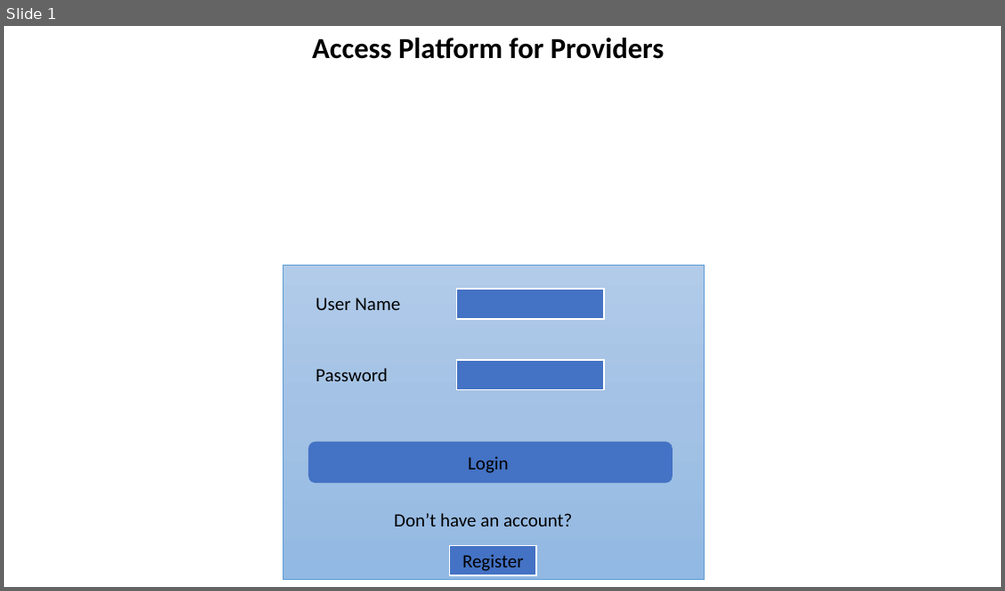
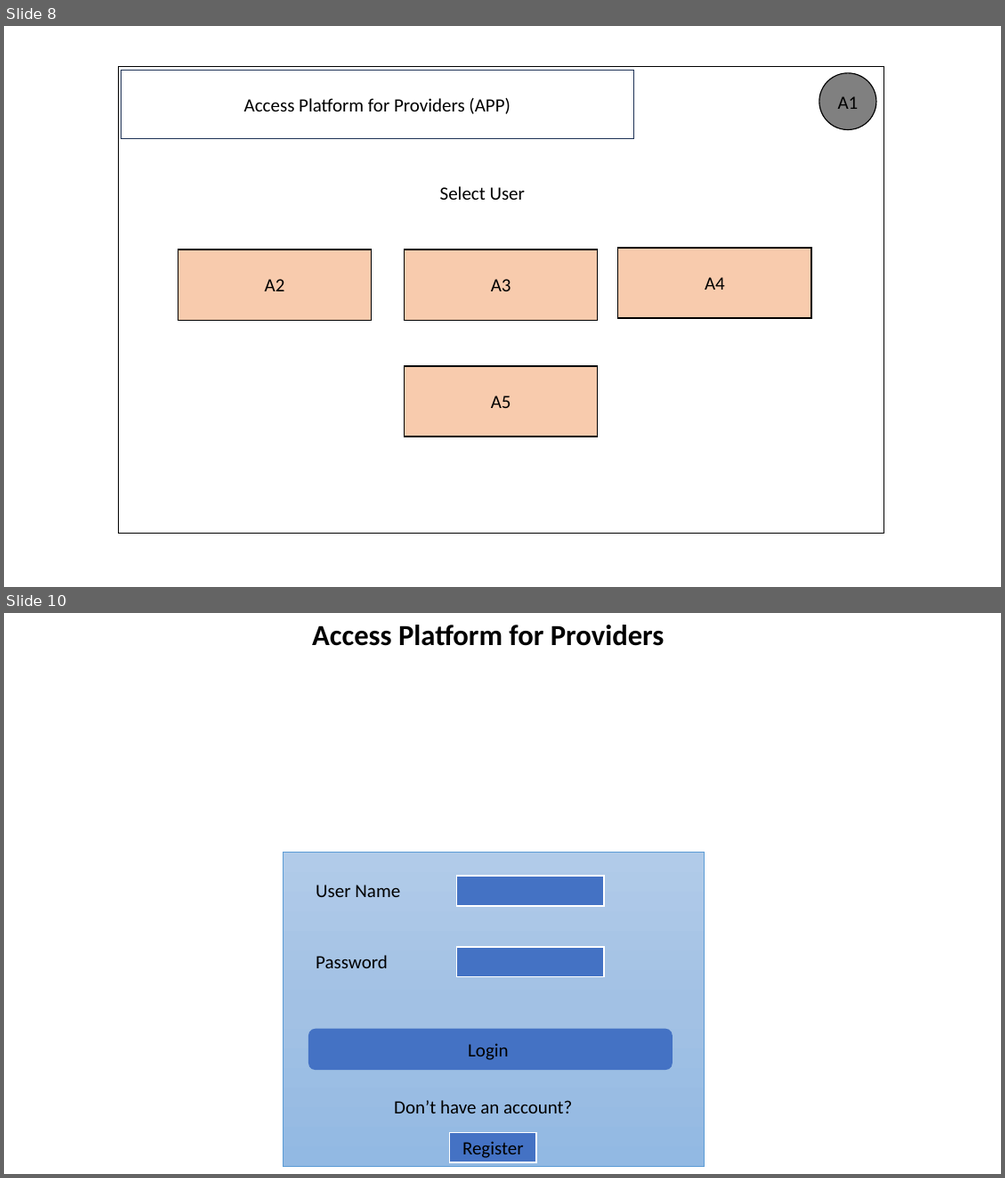
Before and after one commit to IndranilSaha09/ADCCE, a slide deck: Sprint 2/Front end design.pptx. Shown one above the other, each under a label of ours: slide 1 before the commit, slides 8 and 10 after it; the slides between them are not shown. The pictures are 1005x591 and 1005x1178 pixels, drawn with LibreOffice and Linux fonts; fonts in the diff are those of the drawing; background and template pictures are left out. Boxes give left, top, right and bottom in pixels: in the first picture for what was removed or moved away, otherwise in the second. Text is boxed around its words. In the diff, an @@ line names an element or a change of style, - is before the commit and + after.

```diff
--- a/Sprint 2/Front end design.pptx
+++ b/Sprint 2/Front end design.pptx
@@ slide 8 added at (4,26,1001,587), background #FFFFFF @@
@@ rectangle added at (119,66,884,534), outline #000000 1 pt @@
@@ rectangle added at (121,70,633,139), outline #1E3256 1 pt, 18 pt, text #000000 @@
+Access Platform for Providers (APP)
@@ ellipse added at (819,73,876,130), fill #808080, outline #000000 1 pt, 18 pt, text #000000 @@
+A1
@@ text added at (440,186,525,200), 18 pt, text #000000 @@
+Select User
@@ rectangle added at (178,249,372,320), fill #F8CBAD, outline #000000 1 pt, 18 pt, text #000000 @@
+A2
@@ rectangle added at (404,249,598,320), fill #F8CBAD, outline #000000 1 pt, 18 pt, text #000000 @@
+A3
@@ rectangle added at (618,248,811,318), fill #F8CBAD, outline #000000 1 pt, 18 pt, text #000000 @@
+A4
@@ rectangle added at (404,366,598,436), fill #F8CBAD, outline #000000 1 pt, 18 pt, text #000000 @@
+A5
@@ what was slide 1 is now slide 10 @@
```
Also in this commit, not shown: 8 other slides added, 1 other file.
